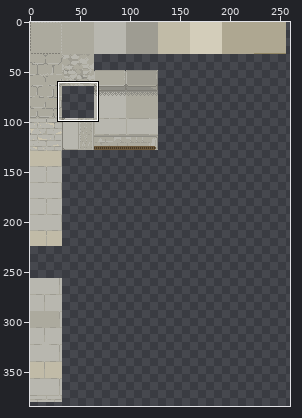
A pixel-art file gets an edit: Assets/Sprites/Ase/seamless.aseprite. The picture above shows the old version from afar; the outline marks the close-up.
Close-up. Before the edit:
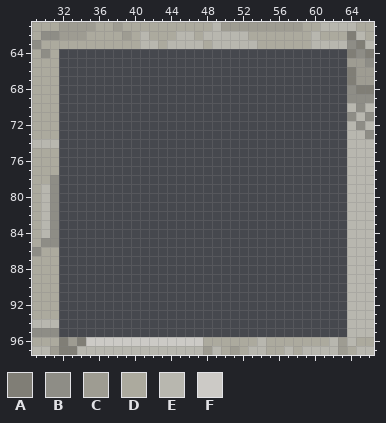
512x512 pixels, 1 frame. Shown: x 29..66, y 61..97. The wide view leaves out empty margins. The commit also changed other parts of the picture, which this record leaves out.
Palette (. is transparent): A #807e76  B #8e8d86  C #9e9c92  D #acaa9e  E #b8b7af  F #cccac6
Pixels before, first column x 29:
61 DDDCCCCDDCDDDDDDDDDDECCCCCCCCCDDEEEEDD
62 DBBCCCDDDDCDEDDDEEDEEEEEDDDDDDDEDDDAED
63 BDDDDDDDDDDDEEDEEEEDEEEEEDDDDDDEEEEBAE
64 DBD................................ABA
65 DDD................................CCB
66 DDD................................ACC
67 DDD................................ACC
68 DDD................................BAA
69 DDD................................BBB
70 DDD................................EBE
71 DDD................................BEB
72 DDD................................EBE
73 DDD................................EEB
74 EEE................................EEE
75 DDD................................EEE
76 DDD................................EEE
77 DDD................................EEE
78 DDB................................EEE
79 DEB................................EEE
80 DEB................................EEE
81 DEB................................EEE
82 DEB................................EEE
83 DEB................................EEE
84 DEB................................EEE
85 DBB................................EEE
86 BDD................................EEE
87 DDD................................EEE
88 DDD................................EEE
89 DDD................................EEE
90 DDD................................EEE
91 DDD................................EEE
92 DDD................................EEE
93 DDD................................EEE
94 EEE................................EEE
95 BBB................................EEE
96 DDDACAFFFFFFFFFFFFFDDDDDDEDDDDDDDECEDD
97 EECAAEEEEEEEEEEEEEECEDCDEEDDEDEEEECDEE
New version:
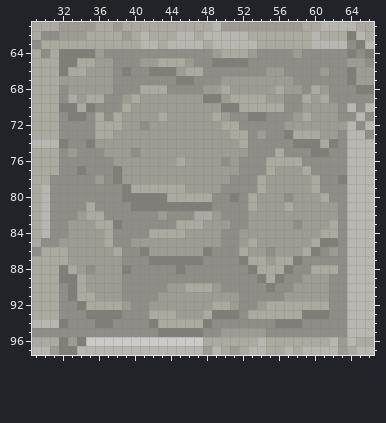
Difference:
y 64: x 32..63 ................................ -> AAAACBBBBBBBBBBBBCDDDCBBBBCBBBBB
y 65: x 32..63 ................................ -> AADDCCBBBCCDDDCBBAAAABBBBBBBBBBB
y 66: x 32..63 ................................ -> ADDCCCBABBAAACDDBBBBBBBCCBBBBCBB
y 67: x 32..63 ................................ -> CCCCCCBBBBBBBAABBBCCCCCCCCBBBBBB
y 68: x 32..63 ................................ -> BCCCCCBBBDDDBBBBCCDCCCCCDCCBDCBB
y 69: x 32..63 ................................ -> BDCDDBBCDCCCCCCCAACDDDDCCBBDCDBB
y 70: x 32..63 ................................ -> AADABBBDCCCCCCCCCCAADDDDDBBCCCCB
y 71: x 32..63 ................................ -> BAABDBDCCCCDCCCCCDCBBAABBBCDCCCB
y 72: x 32..63 ................................ -> BBBBDDDCCBCCCCCCCCDDBBBBBCCCCCCC
y 73: x 32..63 ................................ -> BBBBDDCCCCCCCCCCCCCDDBCBBADDDCCB
y 74: x 32..63 ................................ -> ABBACCCCCCCCCCCCCCCCDBBBBBAAADAB
y 75: x 32..63 ................................ -> BCBBBCCCBCCCCCCCCCCCCBBBDBBBAABB
y 76: x 32..63 ................................ -> BBBBBBCCCCCCCDCCCCBCBBBDDDDBBBBB
y 77: x 32..63 ................................ -> BBABBBACCCCCCCCCCCCCBBBDCCCDBBBB
y 78: x 32..63 ................................ -> BBBBCBACCCCCCCCCCCCBBBDCCCCCDBBA
y 79: x 32..63 ................................ -> BBBBBBBADDDDDDCCCCBBBBDCCCCCDBBB
y 80: x 32..63 ................................ -> BBBBBBBAAAAADDDDDBBABDCCCBCCCDBB
y 81: x 32..63 ................................ -> BBBDBBBBAAAAAAAAABBBBDCCCDCCCCCB
y 82: x 32..63 ................................ -> BBCDDBBBBBBCBBBDDCBBBCCCCCCCCCCB
y 83: x 32..63 ................................ -> BCCCDDABBBBBBDDDCCCBBCCCCCBCCCDB
y 84: x 32..63 ................................ -> BCCCCDBBBBDDDDCCCCBBCCCCCCCCCDDB
y 85: x 32..63 ................................ -> CCCCCDBBCCCCCCCCCCBBCDCCCCCCDAAB
y 86: x 32..63 ................................ -> DCCCCCDBBACCCCCCABBBDCCBCCCDABCB
y 87: x 32..63 ................................ -> DCCCCCCBBBAAAAAABBBBADDCDDABBBBB
y 88: x 32..63 ................................ -> ADCBCCCABBBBBABBBBBBBADDDABBDDDB
y 89: x 32..63 ................................ -> AADCCCCBBBBBBBBBBBBBBBADABBCCCBB
y 90: x 32..63 ................................ -> BADCCCCBBBBBCCDDDCBBBBBABBCCCCBB
y 91: x 32..63 ................................ -> BADDCCCBBBBCCCCCCCCCBBBBBCCCCCBB
y 92: x 32..63 ................................ -> BBADDDDCBBCCCCCCCDDCBBCDDDDDDDBB
y 93: x 32..63 ................................ -> BBBAAAABBBDDDCCCDAAABDDDDDDAAABB
y 94: x 32..63 ................................ -> ABBBAABBBBADDDDDABBBBBBBAAABBBBB
y 95: x 32..63 ................................ -> BBBBBBBBBBBAAAAABBCCCCCBBBBBBBBB
